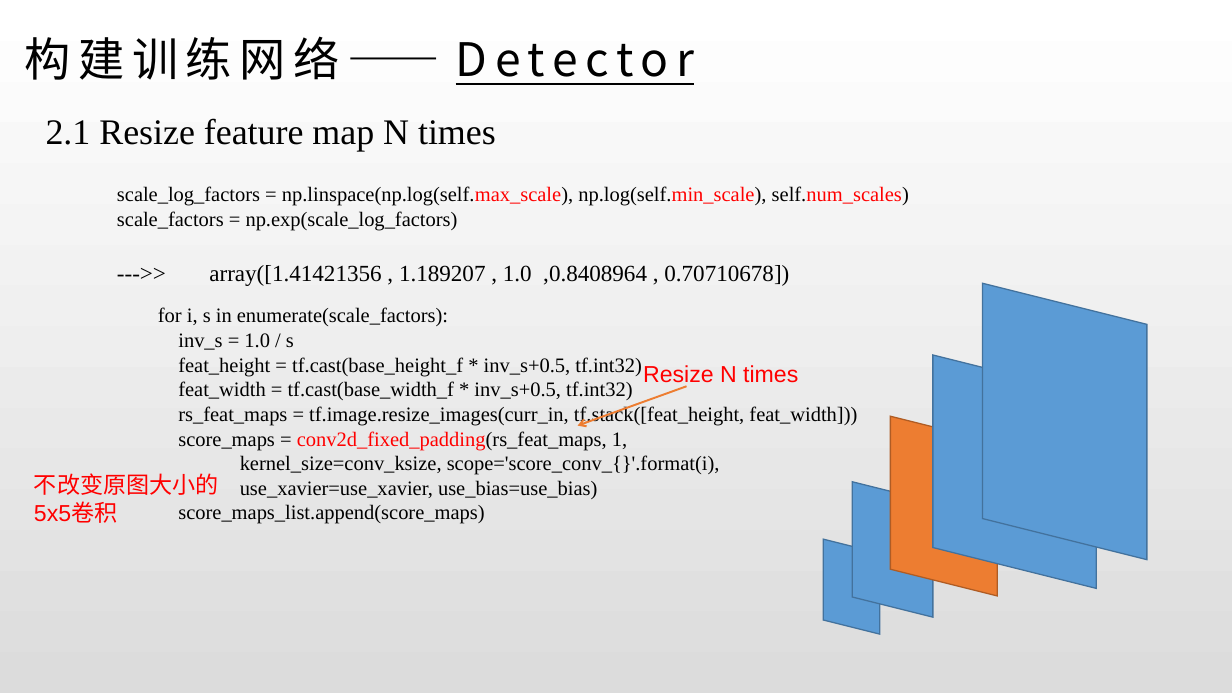
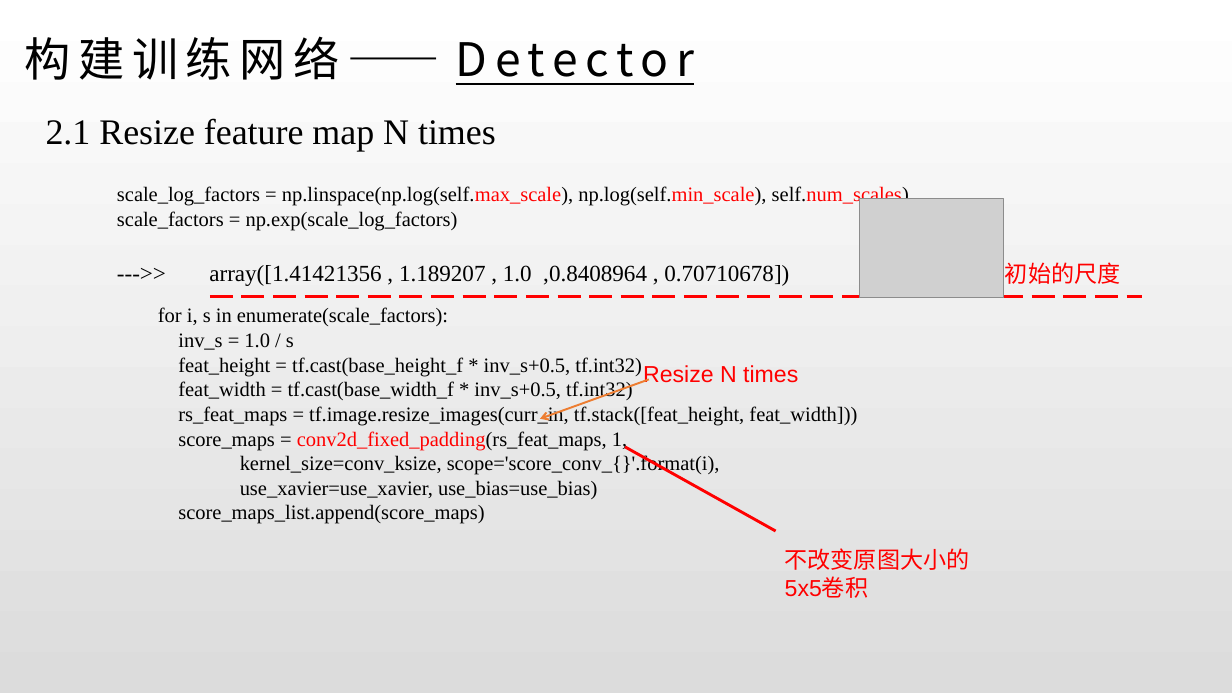
Before and after one commit to iamwangyabin/Awesome-Papers, a slide deck: slide 14 of paper/LF.pptx (slide 11 before the commit). Drawn at 1232x693 pixels with LibreOffice and Linux fonts; fonts in the diff are those of the drawing; grey boxes stand for pictures. Boxes give left, top, right and bottom in pixels: in the first picture for what was removed or moved away, otherwise in the second. Text is boxed around its words. In the diff, an @@ line names an element or a change of style, - is before the commit and + after.

```diff
--- a/paper/LF.pptx
+++ b/paper/LF.pptx
@@ picture added at [860,199,1004,298] @@
@@ text added at [1005,262,1120,284], 18 pt, text #FF0000 @@
+初始的尺度
@@ line added from (210, 297) to (1142, 297), #FF0000 2.25 pt dashed @@
@@ parallelogram removed at [983,283,1147,560] @@
@@ parallelogram removed at [933,355,1097,589] @@
@@ arrow moved from (687, 386) - (578, 426) to (649, 380) - (540, 419) @@
@@ parallelogram removed at [890,416,998,597] @@
@@ line added from (625, 447) to (775, 531), #FF0000 2.25 pt @@
@@ parallelogram removed at [853,482,933,617] @@
@@ parallelogram removed at [823,539,880,634] @@
@@ text "不改变原图大小的5x5卷积": place and size @@
-text "不改变原图大小的5x5卷积" at [34,473,219,523]
+text "不改变原图大小的5x5卷积" at [785,548,970,598]
```
Also in this commit, not shown: 7 other slides changed, 14 slides added.
